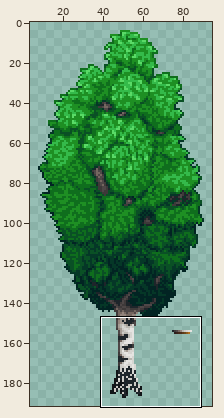
Pixel-art file -- src/concept/sprite/birch_real.aseprite. The picture above shows the old version from afar; the outline marks the close-up.
Close-up. Earlier state:
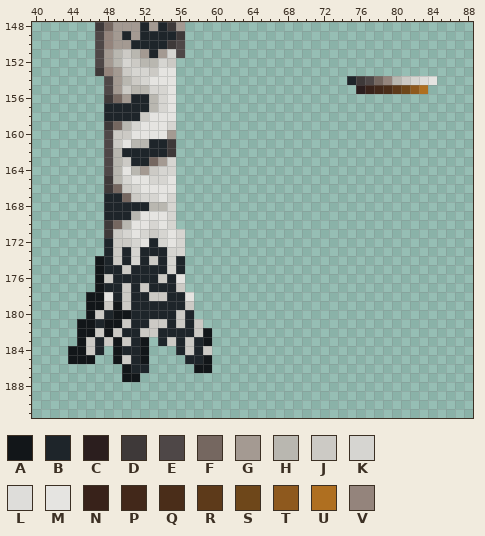
96x192 pixels, 1 frame. Shown: x 40..88, y 148..191. The wide view leaves out empty margins.
Palette (. is transparent): A #121619  B #1e252a  C #2b1e1e  D #3e3939  E #4e4747  F #756760  G #a49a92  H #b9b7b0  J #cccac5  K #d6d5d1  L #deddda  M #e5e4e1  N #38221a  P #42281a  Q #4a2d19  R #5d3a1a  S #6e471a  T #8e591e  U #af6f20  V #94847c
Pixels before, first column x 44:
148 ...DFGGGBGBDG............................
149 ...EVGBGBBBBD............................
150 ...EVGGBBBBDE............................
151 ...EGHJHGBGKE............................
152 ...EGHKJHHKJ.............................
153 ...DVGJKKJMM.............................
154 ....EGHJKMMM...................BDEFVHJKLM
155 ....EGJHHKKM....................CNPQRSTU.
156 ....DFGBBHKM.............................
157 ....BBBBBHKM.............................
158 ....BBBBJMMM.............................
159 ....DFHKMMMK.............................
160 ....EJJMMMMG.............................
161 ....EJMHHBBD.............................
162 ....EHBBBBBD.............................
163 ....EHJBBFGK.............................
164 ....EHMHGJKK.............................
165 ....DHKMMKKM.............................
166 ....DFJKMMMM.............................
167 ....BBFJKKMK.............................
168 ....BBBBBHHK.............................
169 ....BBBHMMMK.............................
170 ....DFHMMKMK.............................
171 ....DJKMKJKMK............................
172 ....BJJKMBKMK............................
173 ....BJBKBBBKK............................
174 ...ABJBKBJBKB............................
175 ...ABBJBBBBKB............................
176 ...AJBBBBBJBM............................
177 ...ABBJBJBBBJ............................
178 ..AAMBJBBJJBBM...........................
179 ..AAJAJBBBBBBJ...........................
180 ..AJBAABBBBBJB...........................
181 .AABAAJBBJJBJBJ..........................
182 .AAJAJBBJJBBBBJA.........................
183 .AJBJAJBA.BJBJBA.........................
184 AAJB.ABBA...BJBJ.........................
185 AAA..AJBA....BBA.........................
186 ......ABB.....AA.........................
187 ......AA.................................
Once edited:
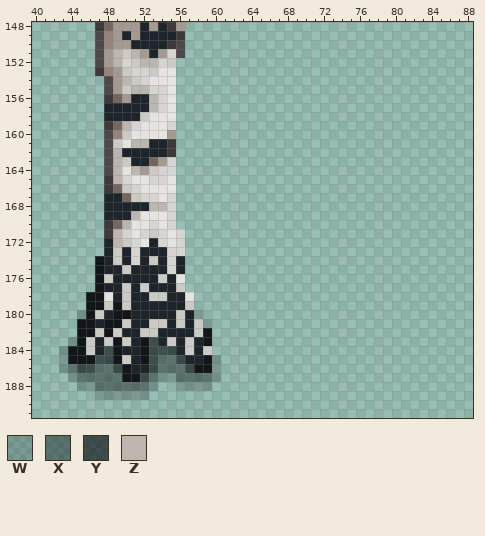
Colours new in this view: W #00000032  X #00000064  Y #00000096  Z #bfb5b0
Change:
Layer "Layer 3":
y 154: x 75..84 BDEFVHJKLM -> ..........
y 155: x 76..83 CNPQRSTU -> ........
y 160: x 49 J -> V
y 164..165: x 49 H -> Z
y 171..172: x 49 J -> Z
y 180: x 45 . -> W; x 58 . -> W
y 181: x 59 . -> W
y 183: x 44 . -> W; x 53 . -> Y
y 184: x 43 . -> W; x 48 . -> Y; x 53..55 ... -> YYY
y 185: x 43 . -> W; x 47..48 .. -> YY; x 53..56 .... -> YXXY; x 60 . -> W
y 186: x 43..49 ....... -> WXYYXXY; x 53..57 ..... -> YXXXY; x 60 . -> W
y 187: x 44..49 ...... -> WXXXXX; x 52..60 ......... -> YXWWXXXXW
y 188: x 45..53 ......... -> WWXXXXXXW; x 56..59 .... -> WWWW
y 189: x 47..52 ...... -> WWWWWW
Changed places in both close-ups, as pixel boxes (x1, y1, x2, y2):
erased: (347, 76, 437, 94)
changed: (113, 130, 122, 184)
changed: (113, 229, 122, 247)
added: (59, 310, 221, 400)
